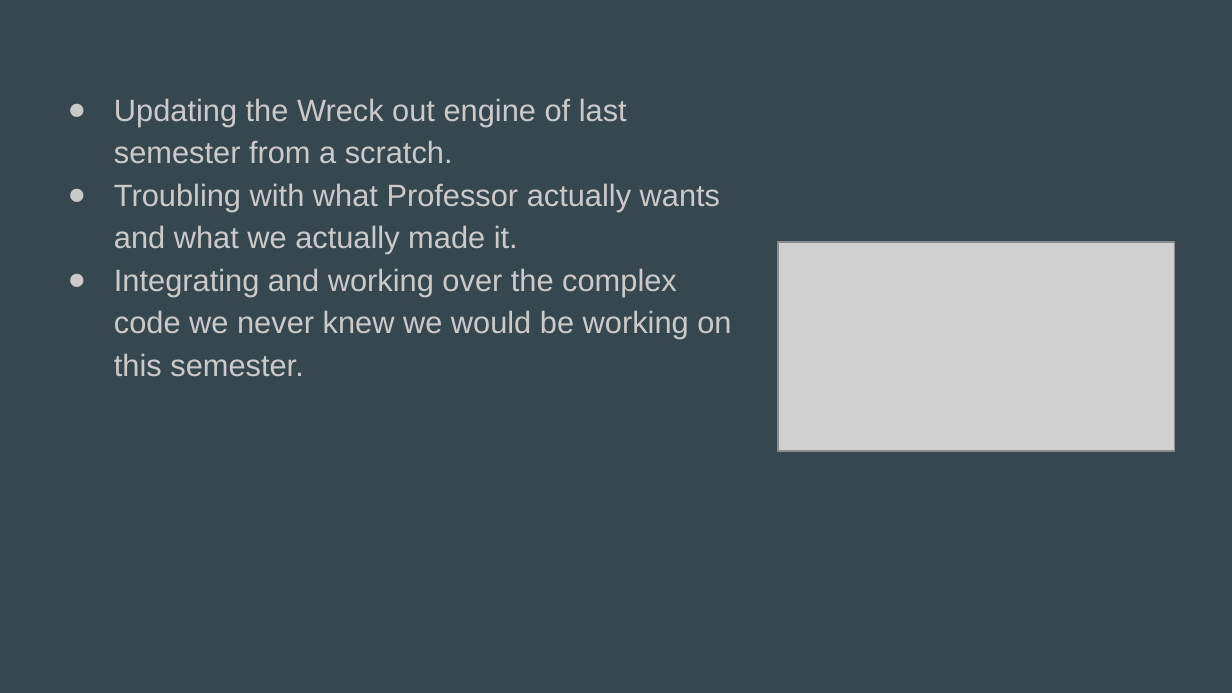
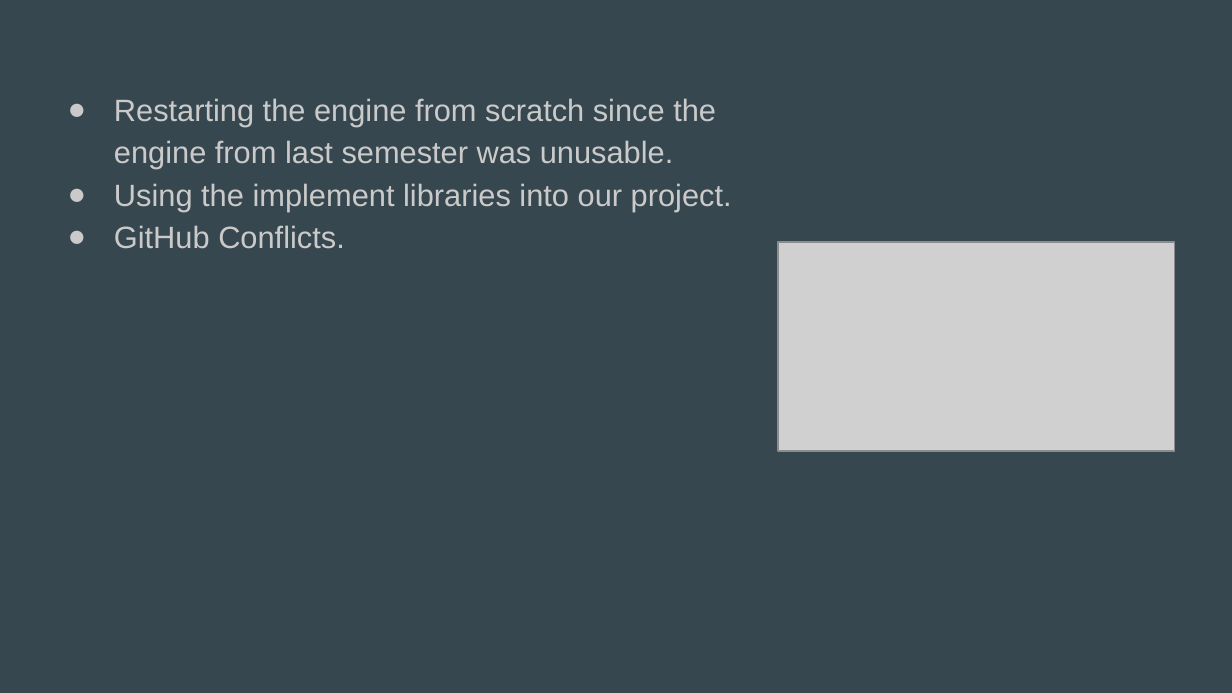
Before and after one commit to JePie/DuckBottle, a slide deck: slide 5 of DuckTrophy/Docs/Presentations/M1_GameEngine.pptx. Drawn at 1232x693 pixels with LibreOffice and Linux fonts; fonts in the diff are those of the drawing; grey boxes stand for pictures. Boxes give left, top, right and bottom in pixels: in the first picture for what was removed or moved away, otherwise in the second. Text is boxed around its words. In the diff, an @@ line names an element or a change of style, - is before the commit and + after.

```diff
--- a/DuckTrophy/Docs/Presentations/M1_GameEngine.pptx
+++ b/DuckTrophy/Docs/Presentations/M1_GameEngine.pptx
@@ text at <box>114,98,732,249</box>: text changed @@
-● Updating the Wreck out engine of last semester from a scratch.
-● Troubling with what Professor actually wants and what we actually made it.
-● Integrating and working over the complex code we never knew we would be working on this semester.
+● Restarting the engine from scratch since the engine from last semester was unusable.
+● Using the implement libraries into our project.
+● GitHub Conflicts.
```
Also in this commit, not shown: 3 other slides changed.
